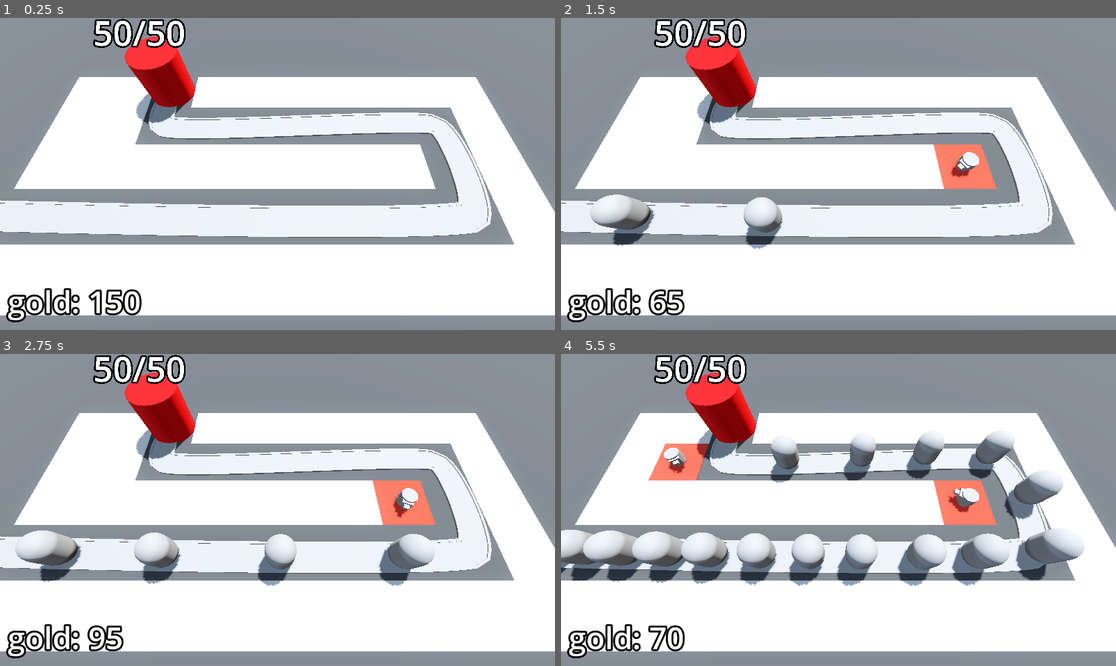
Above: before the commit, frames 1-4 (two rows, left to right).
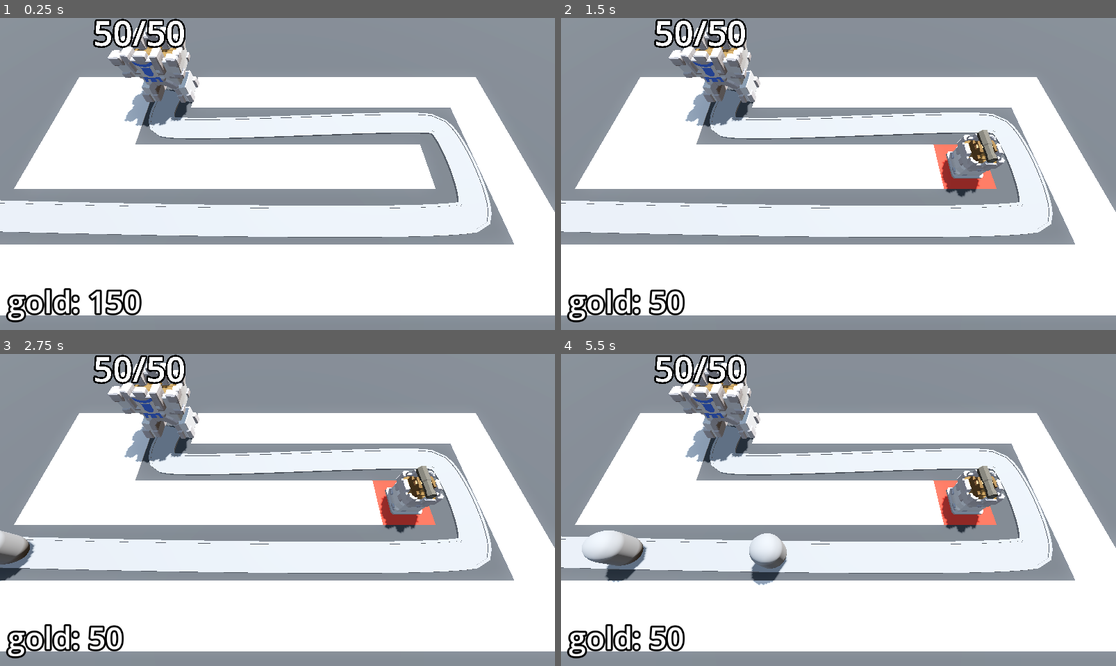
Above: after the commit, the same moments.

Repository: yubinex/barbarian-blaster
Game: Godot game, scene res://base_level.tscn
The game is run twice, just before and just after one commit, with the same random seed, the same clock (stepped at 60 frames per second) and the same inputs.
Inputs (mouse positions are in pixels of both pictures, inside the frame that each line leads up to):
- Up to frame 1 (0.25 s): no input
- Up to frame 2 (1.5 s): move the mouse to (960, 158) at 0.52 s; press the mouse at (960, 158) at 0.53 s; move the mouse to (727, 189) at 1.27 s; release the mouse at (727, 189) at 1.28 s; click (727, 189) at 1.35 s
- Up to frame 3 (2.75 s): move the mouse to (333, 441) at 2.02 s; press the mouse at (333, 441) at 2.03 s
- Up to frame 4 (5.5 s): move the mouse to (810, 572) at 2.77 s; release the mouse at (810, 572) at 2.78 s; click (810, 572) at 2.85 s; move the mouse to (1005, 556) at 3.52 s; press the mouse at (1005, 556) at 3.53 s; move the mouse to (672, 463) at 4.27 s; release the mouse at (672, 463) at 4.28 s; click (672, 463) at 4.35 s; move the mouse to (866, 510) at 5.02 s; press the mouse at (866, 510) at 5.03 s

The runs differ from the first frame. In frame 1, 2.6% of the frame differs, in the area x 19-36%, y 2-35%; in frame 2, 5.9%; in frame 3, 8.2%; in frame 4, 15%, in the area x 0-95%, y 2-96%.

Commit message:
feat: Replace placeholder art with final assets and add victory screen
Replaces the placeholder CSG meshes for the base and turret with final 3D models from the assets directory. The turrets script and scene have been updated to work with the new node structure.

Introduces a victory screen that displays when all enemy waves are defeated. The victory screen includes a 3-star rating system based on:
- Surviving the level (1 star)
- Finishing with full health (1 star)
- Finishing with over 500 gold (1 star)

Additionally, the input for placing turrets has been changed from a single click to a continuous press to improve user experience.

Diff:
--- a/bank.gd
+++ b/bank.gd
@@ -14,4 +14,3 @@
 
 func _ready() -> void:
 	gold = starting_gold
-	Engine.time_scale = 5
--- a/base/base.tscn
+++ b/base/base.tscn
@@ -1,19 +1,10 @@
 [gd_scene load_steps=3 format=3 uid="uid://dktmdfrwmunm0"]
 
 [ext_resource type="Script" uid="uid://dsnor1ysgxrh0" path="res://base/base.gd" id="1_mftly"]
-
-[sub_resource type="StandardMaterial3D" id="StandardMaterial3D_5vx1e"]
-albedo_color = Color(0.886275, 0, 0.0196078, 1)
+[ext_resource type="PackedScene" uid="uid://crr5bbk22lxsj" path="res://assets/Base.glb" id="2_m7viw"]
 
 [node name="Base" type="Node3D" groups=["base"]]
 script = ExtResource("1_mftly")
-
-[node name="CSGCylinder3D" type="CSGCylinder3D" parent="."]
-transform = Transform3D(1, 0, 0, 0, 1, 0, 0, 0, 1, 0, 2, 0)
-radius = 2.0
-height = 4.0
-sides = 32
-material = SubResource("StandardMaterial3D_5vx1e")
 
 [node name="Label3D" type="Label3D" parent="."]
 transform = Transform3D(1, 0, 0, 0, 1, 0, 0, 0, 1, 0, 5.5, 0)
@@ -21,3 +12,5 @@
 text = "max_health"
 font_size = 500
 outline_size = 100
+
+[node name="Base" parent="." instance=ExtResource("2_m7viw")]
--- a/enemy_path.gd
+++ b/enemy_path.gd
@@ -26,4 +26,4 @@
 		for child in get_children():
 			if child is PathFollow3D:
 				return
-		victory_layer.visible = true
+		victory_layer.victory()
--- a/ray_picker_camera/ray_picker_camera.gd
+++ b/ray_picker_camera/ray_picker_camera.gd
@@ -27,7 +27,7 @@
 			var collider = ray_cast_3d.get_collider()
 
 			if collider is GridMap:
-				if Input.is_action_just_pressed("click"):
+				if Input.is_action_pressed("click"):
 					var collision_point: Vector3 = ray_cast_3d.get_collision_point()
 					var cell_coordinates: Vector3i = grid_map.local_to_map(collision_point)
 
--- a/turret/turret.gd
+++ b/turret/turret.gd
@@ -8,13 +8,15 @@
 var enemy_path: Path3D
 var target: PathFollow3D
 
-@onready var turret_top: MeshInstance3D = $TurretBase/TurretTop
+@onready var turret_top: Node3D = $TurretBase/TurretTop
 @onready var animation_player: AnimationPlayer = $AnimationPlayer
+@onready var cannon: Node3D = $TurretBase/TurretTop/Cannon
+@onready var turret_base: Node3D = $TurretBase
 
 
 func _physics_process(_delta: float) -> void:
 	target = find_best_target()
-	if target: look_at(target.global_position, Vector3.UP, true)
+	if target: turret_base.look_at(target.global_position, Vector3.UP, true)
 
 
 func _on_timer_timeout() -> void:
@@ -22,8 +24,8 @@
 
 	var shot: Projectile = projectile.instantiate()
 	add_child(shot)
-	shot.global_position = turret_top.global_position
-	shot.direction = global_transform.basis.z
+	shot.global_position = cannon.global_position
+	shot.direction = turret_base.global_transform.basis.z
 
 	animation_player.play("fire")
 
--- a/turret/turret.tscn
+++ b/turret/turret.tscn
@@ -1,21 +1,9 @@
-[gd_scene load_steps=10 format=3 uid="uid://l73sv81ny4tb"]
+[gd_scene load_steps=8 format=3 uid="uid://l73sv81ny4tb"]
 
 [ext_resource type="Script" uid="uid://clh64241p5rdf" path="res://turret/turret.gd" id="1_vfthy"]
 [ext_resource type="PackedScene" uid="uid://58qnl1owc1lt" path="res://turret/projectile.tscn" id="2_2876l"]
-
-[sub_resource type="CylinderMesh" id="CylinderMesh_pweg5"]
-height = 1.0
-
-[sub_resource type="CylinderMesh" id="CylinderMesh_vfthy"]
-top_radius = 0.6
-bottom_radius = 0.6
-height = 0.6
-
-[sub_resource type="BoxMesh" id="BoxMesh_pweg5"]
-size = Vector3(0.8, 0.4, 0.4)
-
-[sub_resource type="BoxMesh" id="BoxMesh_vfthy"]
-size = Vector3(0.4, 0.2, 0.5)
+[ext_resource type="PackedScene" uid="uid://ev7usie3hlku" path="res://assets/Cannon.glb" id="3_uqrhp"]
+[ext_resource type="PackedScene" uid="uid://dl1ndcdapme3g" path="res://assets/TurretBase.glb" id="4_7gi6x"]
 
 [sub_resource type="Animation" id="Animation_1p48p"]
 length = 0.001
@@ -58,21 +46,14 @@
 script = ExtResource("1_vfthy")
 projectile = ExtResource("2_2876l")
 
-[node name="TurretBase" type="MeshInstance3D" parent="."]
+[node name="TurretBase" type="Node3D" parent="."]
 transform = Transform3D(1, 0, 0, 0, 1, 0, 0, 0, 1, 0, 0.5, 0)
-mesh = SubResource("CylinderMesh_pweg5")
 
-[node name="TurretTop" type="MeshInstance3D" parent="TurretBase"]
+[node name="TurretTop" type="Node3D" parent="TurretBase"]
 transform = Transform3D(1, 0, 0, 0, 1, 0, 0, 0, 1, 0, 0.3, 0)
-mesh = SubResource("CylinderMesh_vfthy")
 
-[node name="Visor" type="MeshInstance3D" parent="TurretBase/TurretTop"]
-transform = Transform3D(1, 0, 0, 0, 1, 0, 0, 0, 1, 0, 0, 0.559816)
-mesh = SubResource("BoxMesh_pweg5")
-
-[node name="Barrel" type="MeshInstance3D" parent="TurretBase/TurretTop/Visor"]
-transform = Transform3D(1, 0, 0, 0, 1, 0, 0, 0, 1, 0, 0, 0.306331)
-mesh = SubResource("BoxMesh_vfthy")
+[node name="Cannon" parent="TurretBase/TurretTop" instance=ExtResource("3_uqrhp")]
+transform = Transform3D(1, 0, 0, 0, 1, 0, 0, 0, 1, 0, 1.3, 0)
 
 [node name="Timer" type="Timer" parent="."]
 autostart = true
@@ -82,4 +63,6 @@
 &"": SubResource("AnimationLibrary_uqrhp")
 }
 
+[node name="TurretBase2" parent="." instance=ExtResource("4_7gi6x")]
+
 [connection signal="timeout" from="Timer" to="." method="_on_timer_timeout"]
--- a/ui/victory_layer.gd
+++ b/ui/victory_layer.gd
@@ -1,4 +1,25 @@
 extends CanvasLayer
+
+
+@onready var star_1: TextureRect = %Star1
+@onready var star_2: TextureRect = %Star2
+@onready var star_3: TextureRect = %Star3
+
+@onready var health_label: Label = %HealthLabel
+@onready var money_label: Label = %MoneyLabel
+
+@onready var base = get_tree().get_first_node_in_group("base")
+@onready var bank = get_tree().get_first_node_in_group("bank")
+
+
+func victory() -> void:
+	visible = true
+	if base.max_health == base.current_health:
+		star_2.modulate = Color.WHITE
+		health_label.visible = true
+	if bank.gold >= 500:
+		star_3.modulate = Color.WHITE
+		money_label.visible = true
 
 
 func _on_retry_button_pressed() -> void:
--- a/ui/victory_layer.tscn
+++ b/ui/victory_layer.tscn
@@ -1,6 +1,7 @@
-[gd_scene load_steps=3 format=3 uid="uid://o52j763jm6ir"]
+[gd_scene load_steps=4 format=3 uid="uid://o52j763jm6ir"]
 
 [ext_resource type="Script" uid="uid://cp2esp5se5bgs" path="res://ui/victory_layer.gd" id="1_y2jks"]
+[ext_resource type="Texture2D" uid="uid://dnopcp0qv1j30" path="res://assets/star.png" id="2_e680p"]
 
 [sub_resource type="LabelSettings" id="LabelSettings_td1oh"]
 font_size = 96
@@ -37,6 +38,57 @@
 label_settings = SubResource("LabelSettings_td1oh")
 horizontal_alignment = 1
 
+[node name="StarContainer" type="HBoxContainer" parent="CenterContainer/PanelContainer/VBoxContainer"]
+layout_mode = 2
+
+[node name="Star1" type="TextureRect" parent="CenterContainer/PanelContainer/VBoxContainer/StarContainer"]
+unique_name_in_owner = true
+custom_minimum_size = Vector2(128, 128)
+layout_mode = 2
+size_flags_horizontal = 3
+texture = ExtResource("2_e680p")
+expand_mode = 2
+stretch_mode = 5
+
+[node name="Star2" type="TextureRect" parent="CenterContainer/PanelContainer/VBoxContainer/StarContainer"]
+unique_name_in_owner = true
+modulate = Color(0, 0, 0, 1)
+custom_minimum_size = Vector2(128, 128)
+layout_mode = 2
+size_flags_horizontal = 3
+texture = ExtResource("2_e680p")
+expand_mode = 2
+stretch_mode = 5
+
+[node name="Star3" type="TextureRect" parent="CenterContainer/PanelContainer/VBoxContainer/StarContainer"]
+unique_name_in_owner = true
+modulate = Color(0, 0, 0, 1)
+custom_minimum_size = Vector2(128, 128)
+layout_mode = 2
+size_flags_horizontal = 3
+texture = ExtResource("2_e680p")
+expand_mode = 2
+stretch_mode = 5
+
+[node name="SurvivedLabel" type="Label" parent="CenterContainer/PanelContainer/VBoxContainer"]
+layout_mode = 2
+text = "Survived +1"
+horizontal_alignment = 1
+
+[node name="HealthLabel" type="Label" parent="CenterContainer/PanelContainer/VBoxContainer"]
+unique_name_in_owner = true
+visible = false
+layout_mode = 2
+text = "Full Health +1"
+horizontal_alignment = 1
+
+[node name="MoneyLabel" type="Label" parent="CenterContainer/PanelContainer/VBoxContainer"]
+unique_name_in_owner = true
+visible = false
+layout_mode = 2
+text = "Money Money Money +1"
+horizontal_alignment = 1
+
 [node name="HBoxContainer" type="HBoxContainer" parent="CenterContainer/PanelContainer/VBoxContainer"]
 layout_mode = 2
 
Binary file added: assets/Base.glb
Not shown, added: assets/Base.glb.import
Binary file added: assets/Base_Castle-metallic.png-Castle-roughness.png
Not shown, added: assets/Base_Castle-metallic.png-Castle-roughness.png.import
Binary file added: assets/Base_castle-colour-palette.png
Not shown, added: assets/Base_castle-colour-palette.png.import
Binary file added: assets/Cannon.glb
Not shown, added: assets/Cannon.glb.import
Binary file added: assets/Cannon_Castle-metallic.png-Castle-roughness.png
Not shown, added: assets/Cannon_Castle-metallic.png-Castle-roughness.png.import
Binary file added: assets/Cannon_castle-colour-palette.png
Not shown, added: assets/Cannon_castle-colour-palette.png.import
(and 20 more such lines)
